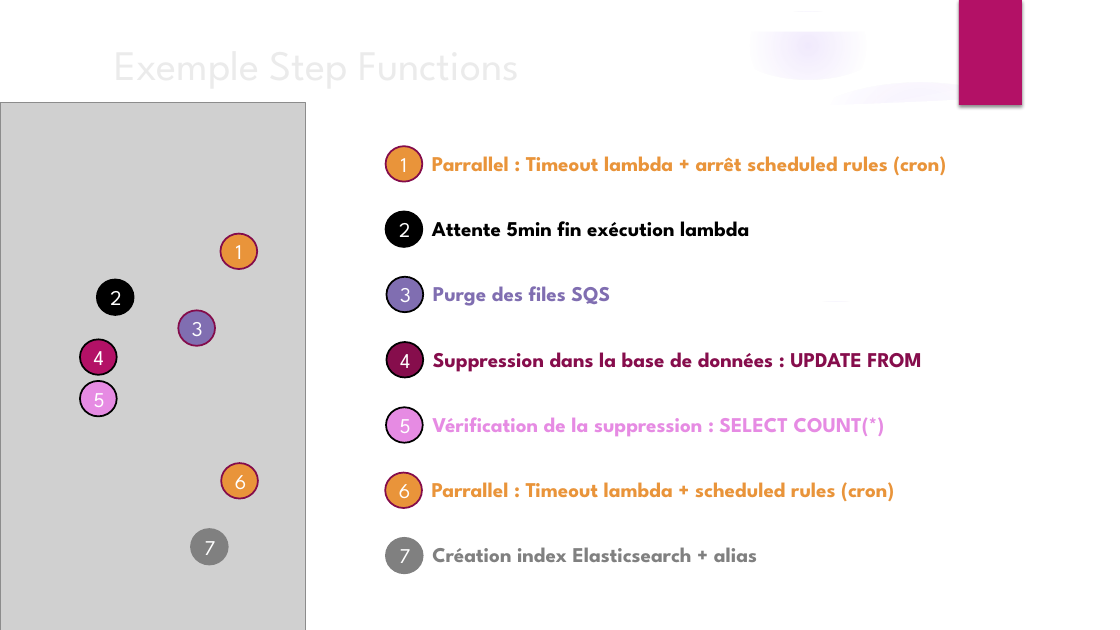
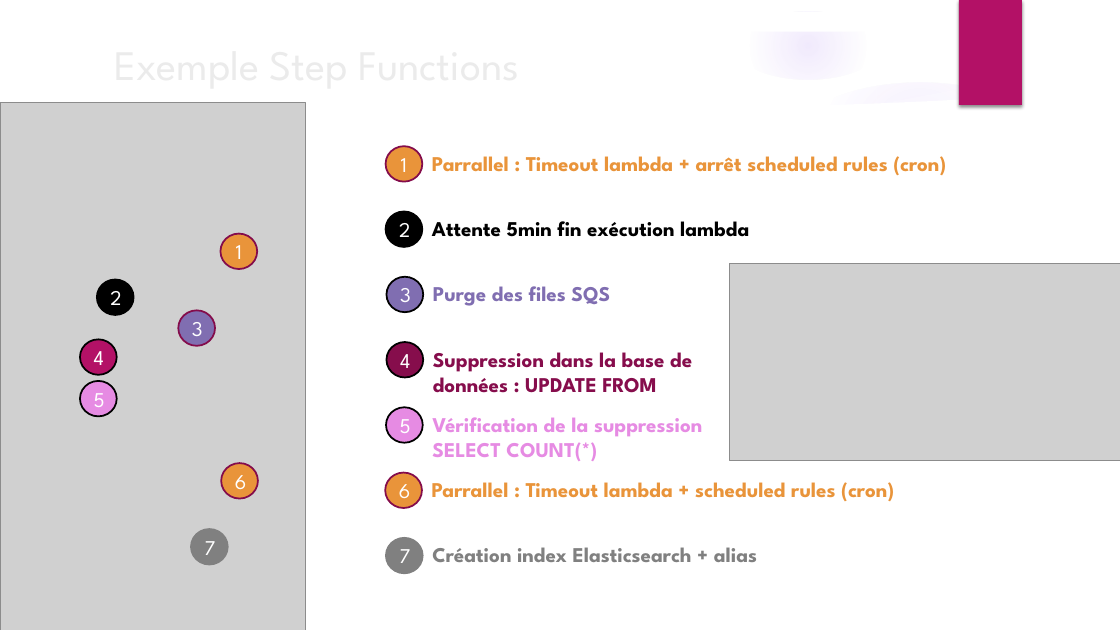
Before and after one commit to jerep6/aws-lambda, a slide deck: slide 24 of xke-stepfunctions.pptx (slide 22 before the commit). Drawn at 1120x630 pixels with LibreOffice and Linux fonts; fonts in the diff are those of the drawing; grey boxes stand for pictures; background and template pictures are left out. Boxes give left, top, right and bottom in pixels: in the first picture for what was removed or moved away, otherwise in the second. Text is boxed around its words. In the diff, an @@ line names an element or a change of style, - is before the commit and + after.

Commit message:
ppt for xke

```diff
--- a/xke-stepfunctions.pptx
+++ b/xke-stepfunctions.pptx
@@ picture added at bbox=[730, 264, 1120, 461] @@
@@ text at bbox=[433, 352, 692, 393]: text changed @@
-Suppression dans la base de données : UPDATE FROM
+Suppression dans la base de
+données : UPDATE FROM
@@ text at bbox=[432, 417, 702, 461]: text changed @@
-Vérification de la suppression : SELECT COUNT(*)
+Vérification de la suppression
+SELECT COUNT(*)
```
Also in this commit, not shown: 10 other slides changed, 2 slides added, 1 slide removed.
